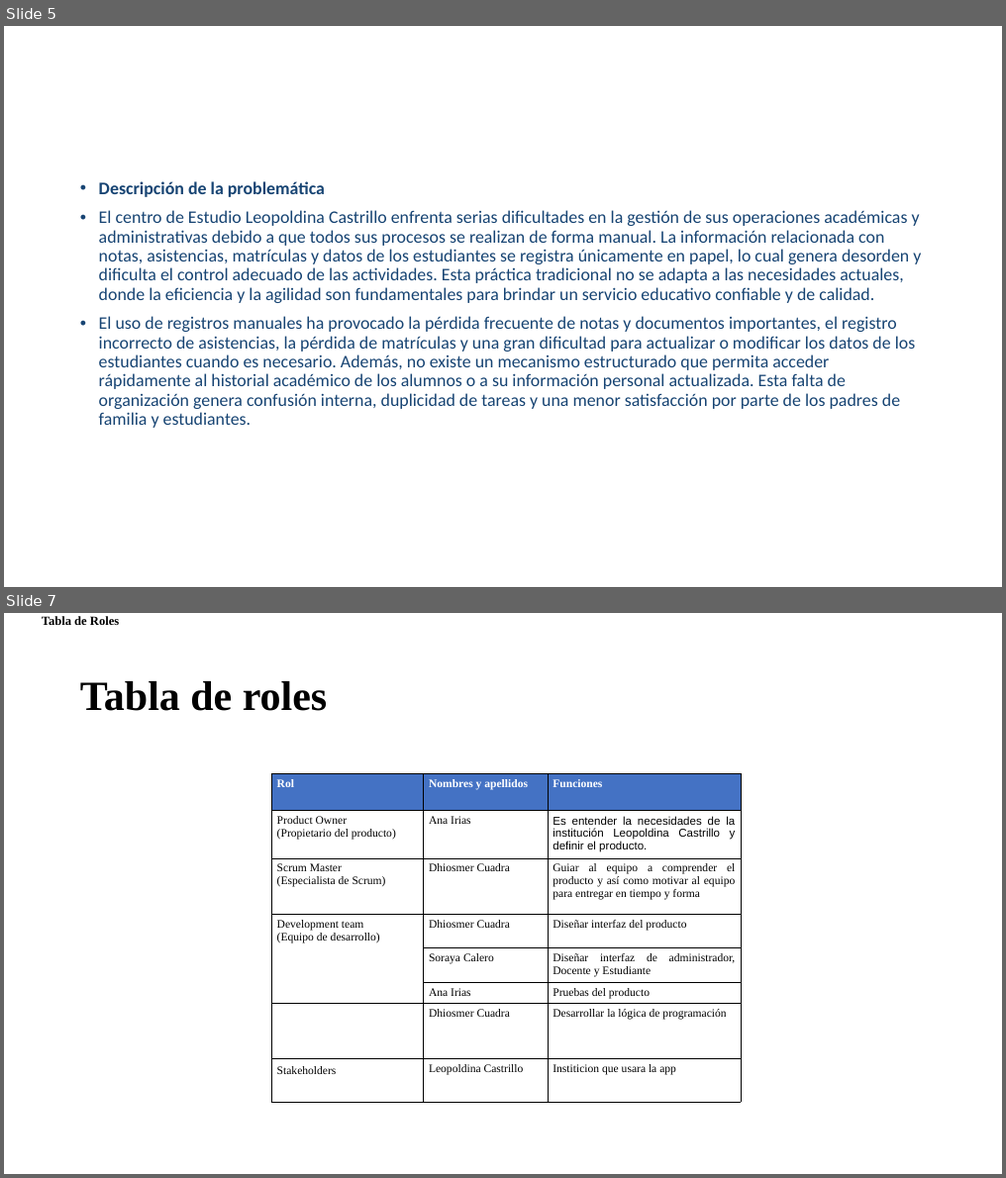
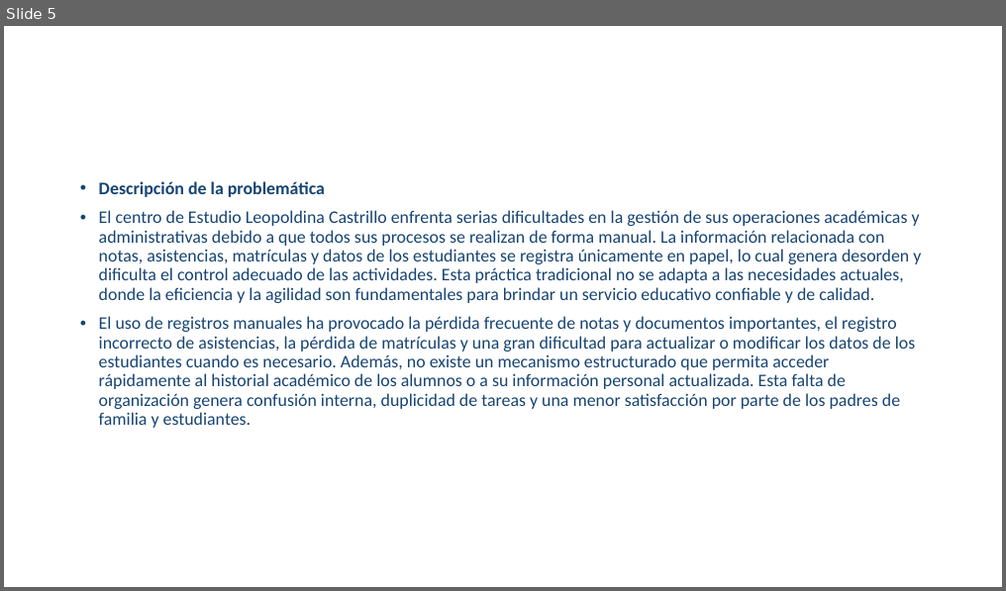
Before and after one commit to Dhiosmer/Integrador-III, a slide deck: Intergrador III/Sistema A.pptx. Shown one above the other, each under a label of ours: slides 5 and 7 before the commit, slide 5 after it; the slides between them are not shown. The pictures are 1006x1178 and 1006x591 pixels, drawn with LibreOffice and Linux fonts; fonts in the diff are those of the drawing; background and template pictures are left out. Boxes give left, top, right and bottom in pixels: in the first picture for what was removed or moved away, otherwise in the second. Text is boxed around its words. In the diff, an @@ line names an element or a change of style, - is before the commit and + after.

```diff
--- a/Intergrador III/Sistema A.pptx
+++ b/Intergrador III/Sistema A.pptx
@@ slide 7 removed at (4, 613, 1002, 1174), background picture (left out) @@
@@ text removed at (42, 616, 119, 625) @@
-Tabla de Roles
@@ title removed at (80, 681, 327, 711) @@
-Tabla de roles
@@ table removed at (272, 773, 742, 1103), 8 rows, 3 columns @@
-Rol | Nombres y apellidos | Funciones
-Product Owner / (Propietario del producto) | Ana Irias | Es entender la necesidades de la institución Leopoldina Castrillo y definir el producto.
-Scrum Master / (Especialista de Scrum) | Dhiosmer Cuadra | Guiar al equipo a comprender el producto y así como motivar al equipo para entregar en tiempo y forma
-Development team / (Equipo de desarrollo) | Dhiosmer Cuadra | Diseñar interfaz del producto
- | Soraya Calero | Diseñar interfaz de administrador, Docente y Estudiante
- | Ana Irias | Pruebas del producto
- | Dhiosmer Cuadra | Desarrollar la lógica de programación
-Stakeholders | Leopoldina Castrillo | Institicion que usara la app
```
Also in this commit, not shown: 1 slide changed, 5 slides added, 4 other slides removed, 1 other file.
